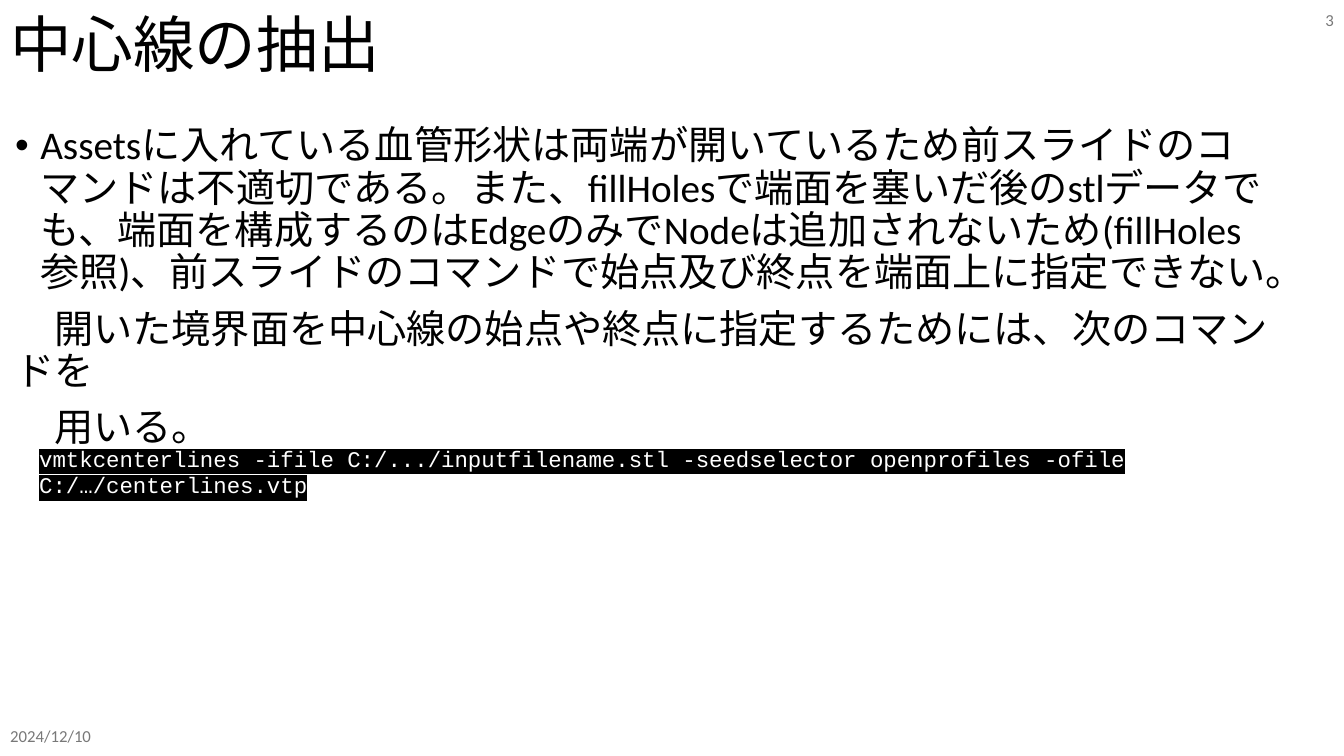
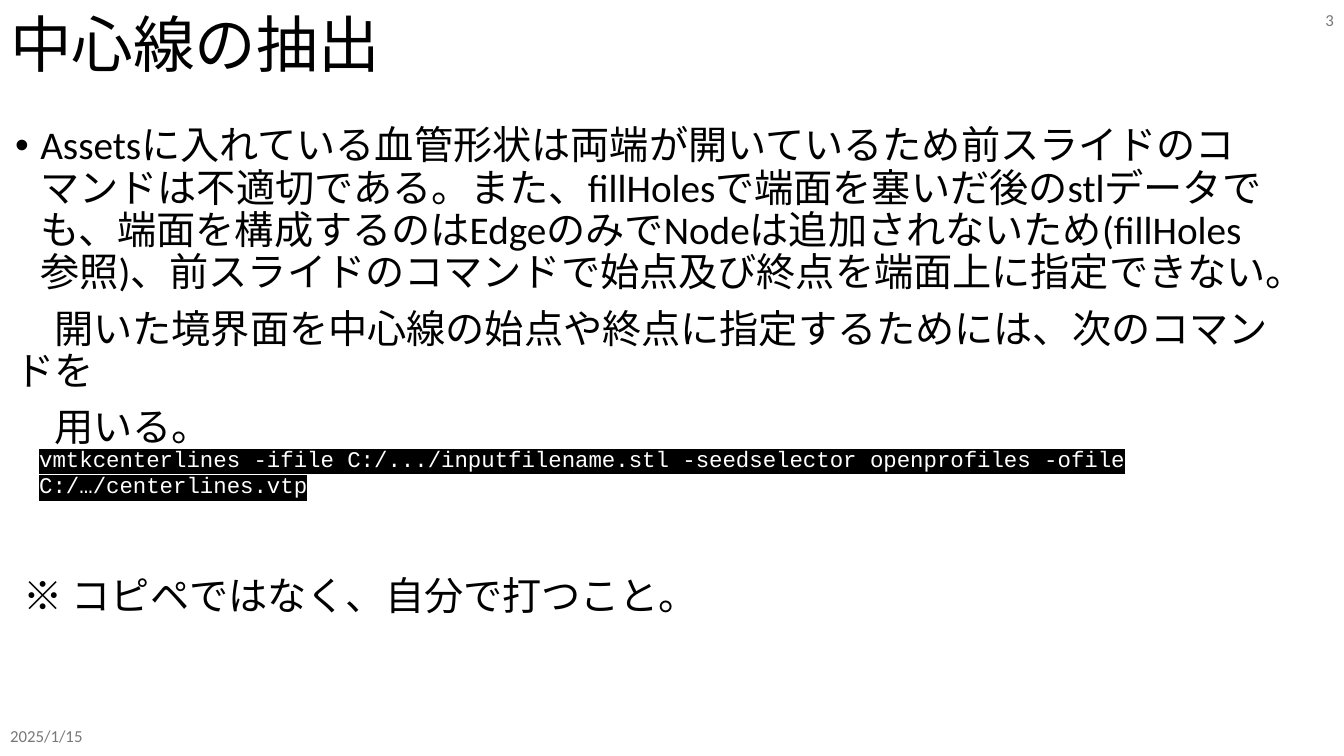
Before and after one commit to tailup7/howtoVM, a slide deck: slide 3 of extractCenterline/usage.pptx. Drawn at 1344x756 pixels with LibreOffice and Linux fonts; fonts in the diff are those of the drawing. Boxes give left, top, right and bottom in pixels: in the first picture for what was removed or moved away, otherwise in the second. Text is boxed around its words. In the diff, an @@ line names an element or a change of style, - is before the commit and + after.

```diff
--- a/extractCenterline/usage.pptx
+++ b/extractCenterline/usage.pptx
@@ text at box(72, 577, 698, 614): paragraph added @@
+※ コピペではなく、自分で打つこと。
@@ text at box(10, 730, 82, 743): text changed @@
-2024/12/10
+2025/1/15
```
Also in this commit, not shown: 6 other slides changed, 5 other files.
